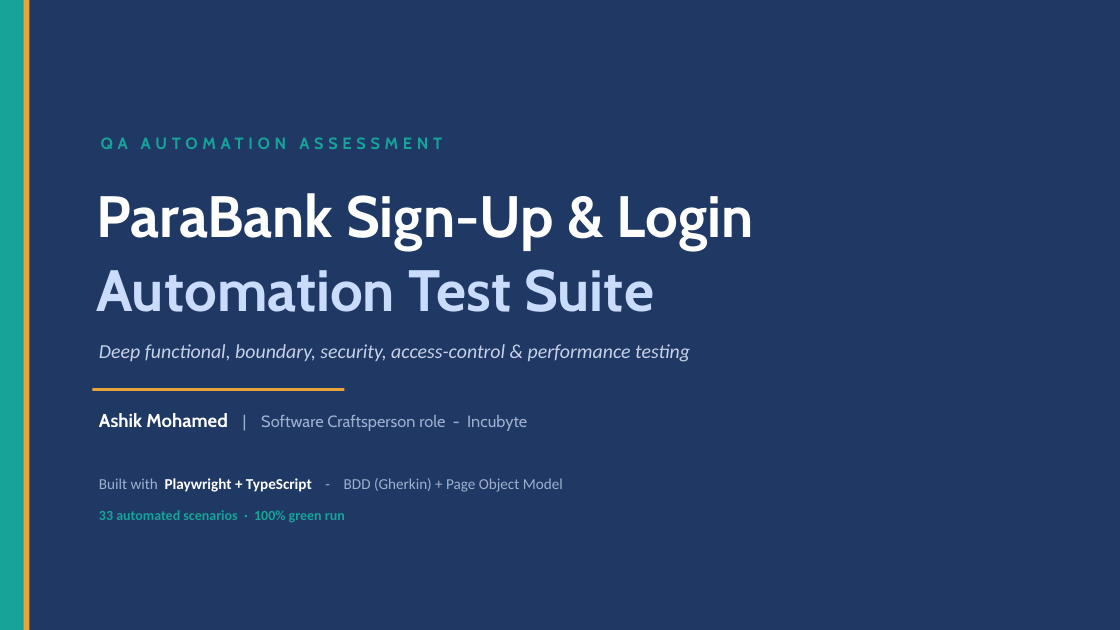
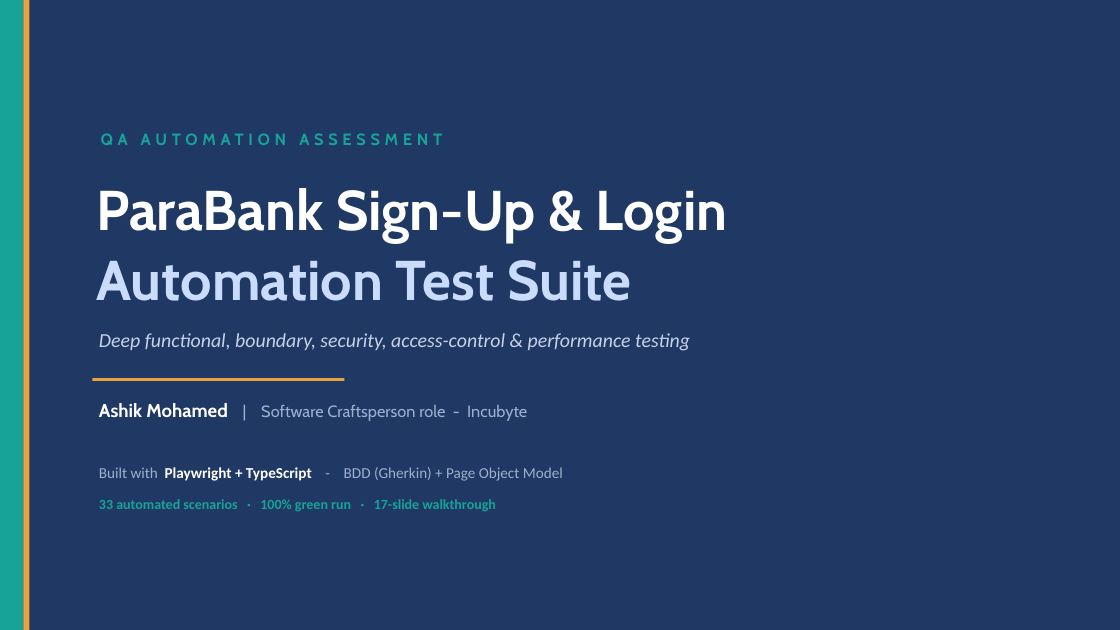
Before and after one commit to ashikmohamed86-svg/parabank-automation, a slide deck: slide 1 of presentation/ParaBank_Assessment_Demo.pptx. Drawn at 1120x630 pixels with LibreOffice and Linux fonts; fonts in the diff are those of the drawing. Boxes give left, top, right and bottom in pixels: in the first picture for what was removed or moved away, otherwise in the second. Text is boxed around its words. In the diff, an @@ line names an element or a change of style, - is before the commit and + after.

Commit message:
feat: expand the demo deck to 17 slides for a 10+ minute walkthrough

```diff
--- a/presentation/ParaBank_Assessment_Demo.pptx
+++ b/presentation/ParaBank_Assessment_Demo.pptx
@@ text "QA AUTOMATION ASSESSMENT": place and size @@
-text "QA AUTOMATION ASSESSMENT" at [101, 137, 442, 149]
+text "QA AUTOMATION ASSESSMENT" at [101, 133, 442, 145]
@@ text "ParaBank Sign-Up & Login" at [96, 188, 728, 243]: size 50 to 48 pt @@
@@ text "Automation Test Suite" at [96, 260, 632, 301]: size 50 to 48 pt @@
@@ 4 texts, 1 rectangle: place and size @@
-4 texts, 1 rectangle at [92, 269, 690, 492]
+4 texts, 1 rectangle at [92, 260, 690, 481]
@@ text at [99, 499, 496, 511]: text changed @@
-33 automated scenarios · 100% green run
+33 automated scenarios · 100% green run · 17-slide walkthrough
```
Also in this commit, not shown: 8 other slides changed, 8 slides added, 2 slides removed.
